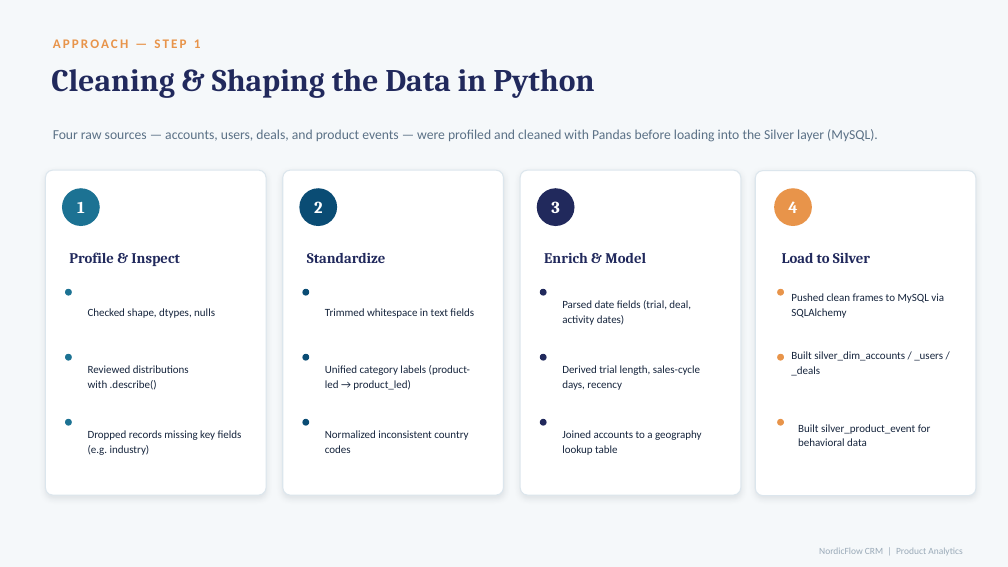
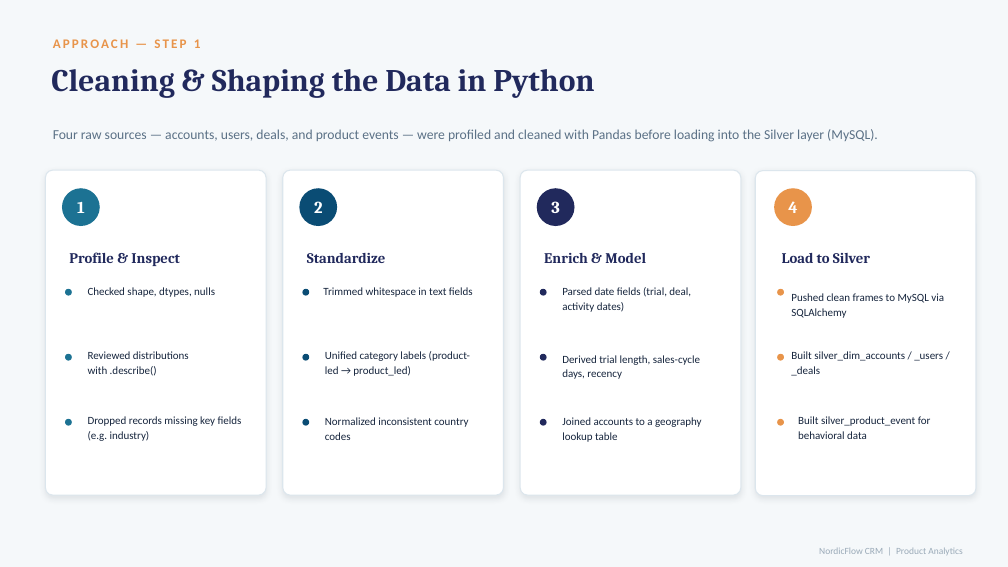
Before and after one commit to Bobygit25/Product_anlysis_project, a slide deck: slide 7 of Report/NordicFlow_Product_Analytics.pptx. Drawn at 1008x567 pixels with LibreOffice and Linux fonts; fonts in the diff are those of the drawing. Boxes give left, top, right and bottom in pixels: in the first picture for what was removed or moved away, otherwise in the second. Text is boxed around its words. In the diff, an @@ line names an element or a change of style, - is before the commit and + after.

```diff
--- a/Report/NordicFlow_Product_Analytics.pptx
+++ b/Report/NordicFlow_Product_Analytics.pptx
@@ text "Checked shape, dtypes, nulls": place and size @@
-text "Checked shape, dtypes, nulls" at (88, 308, 215, 318)
+text "Checked shape, dtypes, nulls" at (88, 287, 215, 297)
@@ text "Trimmed whitespace in text fields": place and size @@
-text "Trimmed whitespace in text fields" at (325, 308, 474, 318)
+text "Trimmed whitespace in text fields" at (323, 287, 473, 297)
@@ text "Parsed date fields (trial, deal, ...": place and size @@
-text "Parsed date fields (trial, deal, ..." at (562, 300, 691, 325)
+text "Parsed date fields (trial, deal, ..." at (562, 287, 691, 312)
@@ text "Reviewed distributions with .describe()": place and size @@
-text "Reviewed distributions with .describe()" at (88, 365, 189, 390)
+text "Reviewed distributions with .describe()" at (88, 351, 189, 376)
@@ text "Unified category labels (product-led → ...": place and size @@
-text "Unified category labels (product-led → ..." at (325, 365, 470, 390)
+text "Unified category labels (product-led → ..." at (325, 351, 470, 376)
@@ text "Derived trial length, sales-cycle days, ...": place and size @@
-text "Derived trial length, sales-cycle days, ..." at (562, 365, 700, 390)
+text "Derived trial length, sales-cycle days, ..." at (562, 355, 700, 379)
@@ text "Dropped records missing key fields ...": place and size @@
-text "Dropped records missing key fields ..." at (88, 430, 242, 455)
+text "Dropped records missing key fields ..." at (88, 416, 242, 441)
@@ text "Normalized inconsistent country codes": place and size @@
-text "Normalized inconsistent country codes" at (325, 430, 468, 453)
+text "Normalized inconsistent country codes" at (325, 417, 468, 440)
@@ text "Joined accounts to a geography ...": place and size @@
-text "Joined accounts to a geography ..." at (562, 430, 702, 455)
+text "Joined accounts to a geography ..." at (562, 417, 702, 442)
@@ text "Built silver_product_event for behavioral data": place and size @@
-text "Built silver_product_event for behavioral data" at (798, 424, 931, 446)
+text "Built silver_product_event for behavioral data" at (798, 416, 931, 439)
```
Also in this commit, not shown: 2 other slides changed, 1 other file.
